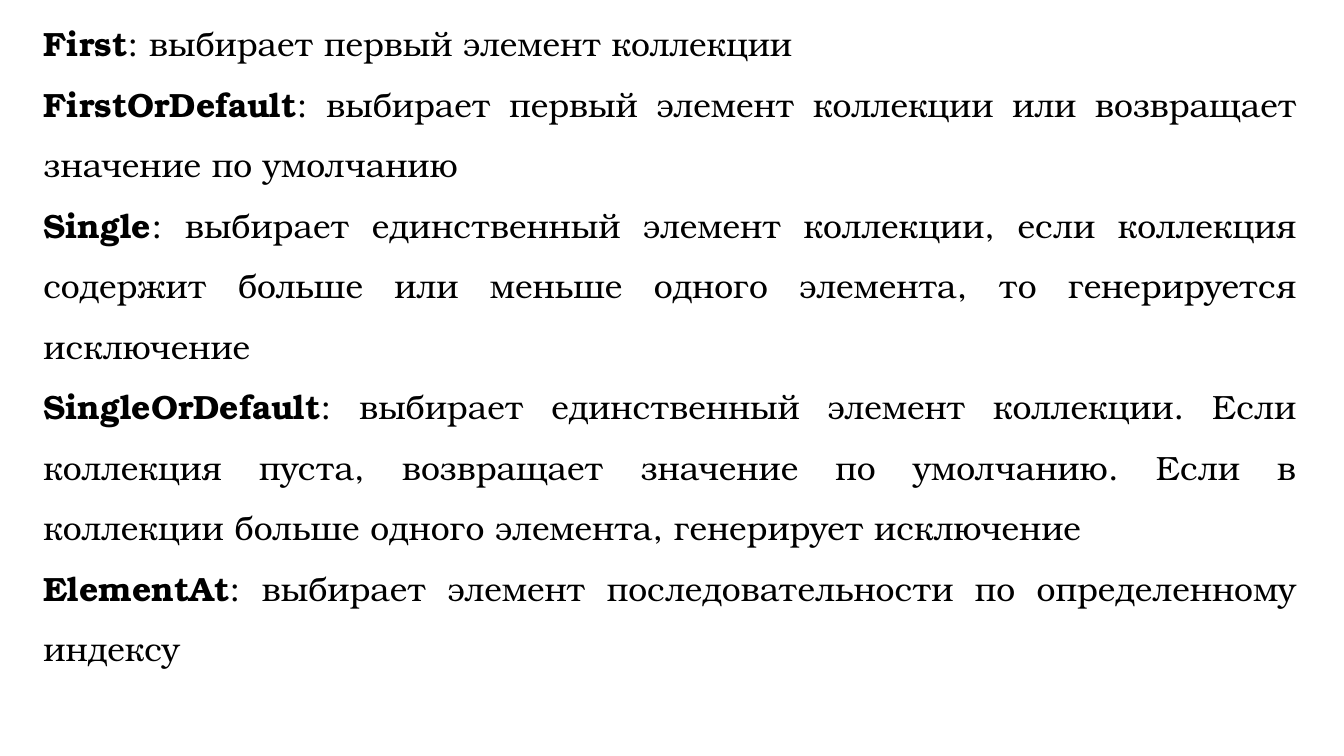
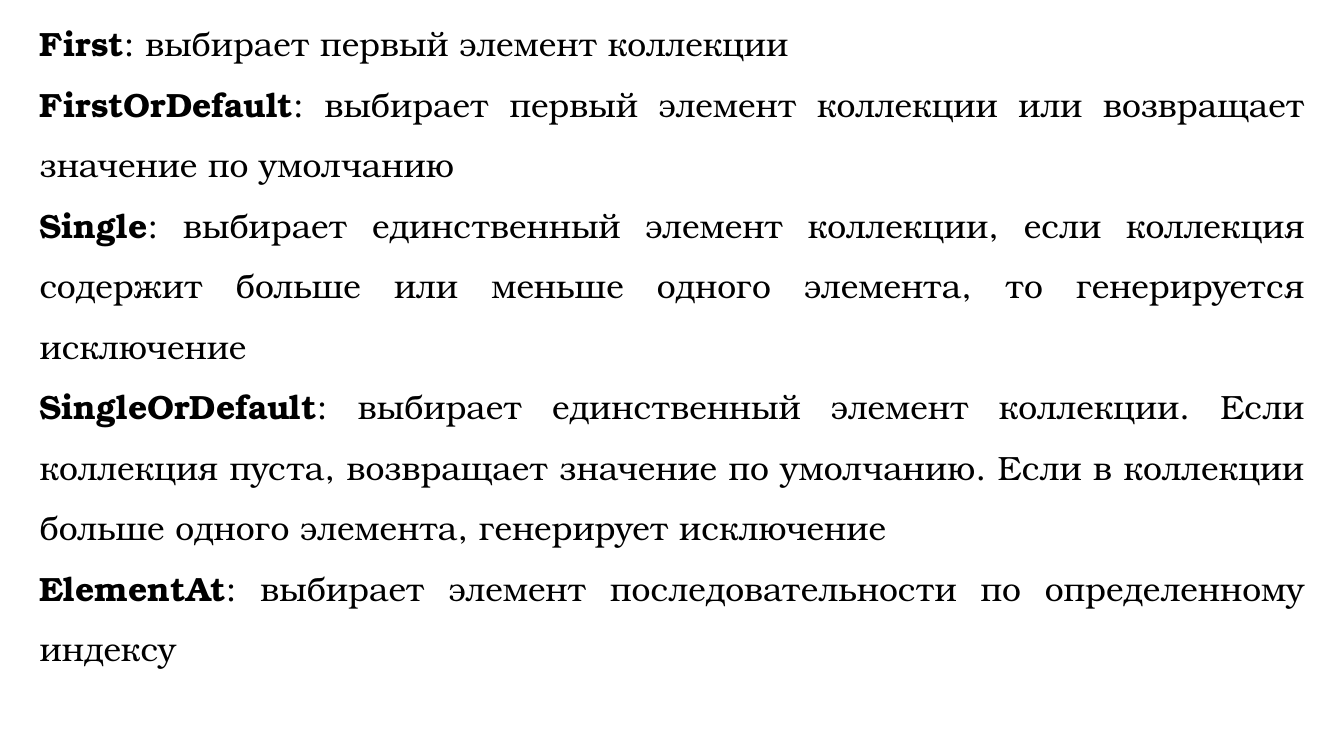
Before and after one commit to DaniilKlyukin/OOP-4, a slide deck: slide 8 of Лекции/ООП 1 лек 7.pptx. Drawn at 1344x756 pixels with LibreOffice and Linux fonts; fonts in the diff are those of the drawing. Boxes give left, top, right and bottom in pixels: in the first picture for what was removed or moved away, otherwise in the second. Text is boxed around its words. In the diff, an @@ line names an element or a change of style, - is before the commit and + after.

```diff
--- a/Лекции/ООП 1 лек 7.pptx
+++ b/Лекции/ООП 1 лек 7.pptx
@@ text "First: выбирает первый элемент коллекции" rewrapped from <box>43,30,1297,669</box> to <box>40,30,1305,669</box> @@
```
Also in this commit, not shown: 14 other slides changed, 1 slide removed.
